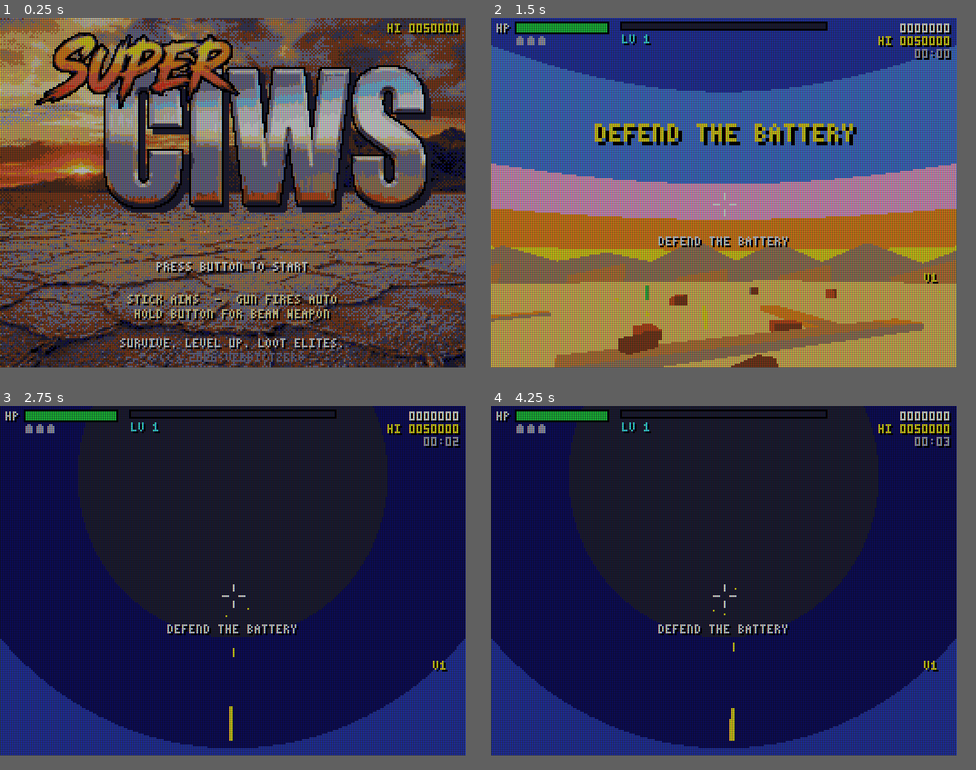
Above: before the commit, frames 1-4 (two rows, left to right).
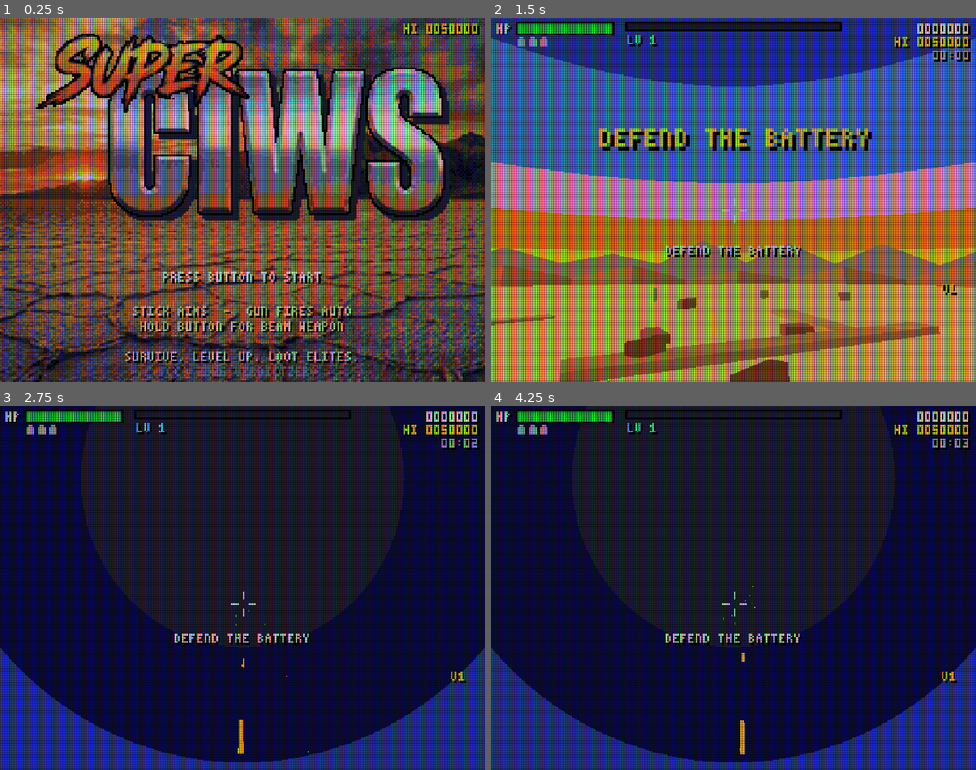
Above: after the commit, the same moments.

Repository: verdictzero/superciws
Game: Godot game, scene res://scenes/main.tscn
Same seed, same stepped clock (60 frames per second), same inputs: the game is played once before the commit and once after it.
Inputs (mouse positions are in pixels of both pictures, inside the frame that each line leads up to):
- Up to frame 1 (0.25 s): no input
- Up to frame 2 (1.5 s): tap Enter at 0.5 s; move the mouse to (825, 174) at 0.52 s; hold D 0.53-1.28 s; tap Down (aim_down) at 0.6 s; click (825, 174) at 0.67 s; move the mouse to (699, 192) at 1.27 s; hold W from 1.28 s (still down); tap Left (aim_left) at 1.35 s
- Up to frame 3 (2.75 s): keep holding W; move the mouse to (242, 573) at 2.02 s; tap Right (aim_right) at 2.1 s
- Up to frame 4 (4.25 s): keep holding W; move the mouse to (718, 588) at 2.77 s; tap Up (aim_up) at 2.85 s; click (718, 588) at 2.92 s; move the mouse to (757, 584) at 3.52 s; hold Space (btn1) from 3.53 s (still down)
In our replay, the window is 768x576 before the commit and 800x600 after it. These sizes can differ from the game's own. Grey fills any space a smaller window leaves; there, only what the larger window draws over its background counts as a difference.

The runs differ from the first frame. In frame 1, 93% of the frame differs, in the area x 0-100%, y 0-100%; in frame 2, 84%; in frame 3, 63%; in frame 4, 63%.

Commit message:
2x render resolution, 64-colour palette, real pause in menus, DEW requires missiles
- 3D renders at 512x384; the HUD CanvasLayer is scaled 2x so it stays a
  chunky 256x192 overlay; camera unprojections are divided accordingly
- LCD mask now works in screen pixels so it is crisp at any internal size
- Palette grows to 64 colours (ramps appended, existing indices unchanged);
  logo and title background re-quantised
- The SubViewport was inheriting PROCESS_MODE_ALWAYS from the root, so
  enemies kept attacking during loot and level-up screens; it is now
  PAUSABLE and the world truly freezes
- DEW Laser mounts on the missile pod: only offered once Quad Missiles owned

Co-Authored-By: Claude Fable 5.1 <noreply@anthropic.com>
Claude-Session: https://claude.ai/code/session_018Jm5KJYAeKZgPmBXkD8M9i

Diff:
--- a/project.godot
+++ b/project.godot
@@ -19,8 +19,8 @@
 
 [display]
 
-window/size/viewport_width=768
-window/size/viewport_height=576
+window/size/viewport_width=1024
+window/size/viewport_height=768
 window/size/resizable=true
 window/stretch/mode="canvas_items"
 window/stretch/aspect="keep"
--- a/scripts/game.gd
+++ b/scripts/game.gd
@@ -123,6 +123,8 @@
 	var lvl := item_level(id)
 	if lvl >= int(d["max"]):
 		return false
+	if d.has("requires") and item_level(d["requires"]) == 0:
+		return false
 	if lvl == 0:
 		if d["kind"] == "weapon" and owned_weapons().size() >= MAX_WEAPONS:
 			return false
--- a/scripts/hud.gd
+++ b/scripts/hud.gd
@@ -7,6 +7,8 @@
 var logo: Texture2D
 var title_bg: Texture2D
 var _time := 0.0
+
+const S := 2.0   # viewport pixels per HUD pixel
 
 func _ready() -> void:
 	logo = load("res://assets/textures/logo.png")
@@ -118,7 +120,7 @@
 			var p: Vector3 = e.global_position
 			if cam.is_position_behind(p):
 				continue
-			var sp := cam.unproject_position(p)
+			var sp := cam.unproject_position(p) / S
 			var col := Palette.GREEN
 			if e.type == e.Type.MISSILE: col = Palette.RED
 			if e.elite == 1: col = Palette.YELLOW
@@ -131,7 +133,7 @@
 					draw_rect(Rect2(ep - Vector2(2, 2), Vector2(4, 4)), c(col))
 				continue
 			var dist := p.distance_to(cam.global_position)
-			var s := clampf(e.radius * 180.0 / max(dist, 1.0), 3.0, 14.0)
+			var s := clampf(e.radius * 180.0 / maxf(dist, 1.0), 3.0, 14.0)
 			_bracket(sp, s, c(col))
 			if e.is_boss or e.elite > 0:
 				bar(sp.x - 8, sp.y - s - 4, 16, 2, e.hp / e.max_hp, Palette.RED, Palette.DARK)
@@ -140,14 +142,14 @@
 		if t != null:
 			var lp: Vector3 = main.lead_point(t)
 			if not cam.is_position_behind(lp):
-				var sp := cam.unproject_position(lp)
+				var sp := cam.unproject_position(lp) / S
 				_diamond(sp, 3, c(Palette.CYAN))
 	if radar >= 1:
 		_scope(enemies)
 
 	# crosshair sits where the gun line projects, not the screen centre
 	var aim_pt: Vector3 = main.turret.muzzle_pos() + main.turret.aim_dir() * 300.0
-	var ap := cam.unproject_position(aim_pt)
+	var ap := cam.unproject_position(aim_pt) / S
 	var cx := floorf(clampf(ap.x, 8, 248))
 	var cy := floorf(clampf(ap.y, 8, 184))
 	var wc := c(Palette.WHITE)
--- a/scripts/items.gd
+++ b/scripts/items.gd
@@ -16,8 +16,8 @@
 	},
 	"laser": {
 		"name": "DEW LASER", "kind": "weapon", "max": 6, "icon": "L", "color": Palette.CYAN,
-		"node": "directedEnergyWeaponAddon",
-		"desc": ["HOLD BUTTON: BEAM", "+50% BEAM DAMAGE", "+50% HEAT CAPACITY", "2X COOLING", "+100% BEAM DAMAGE", "WIDE BEAM"],
+		"node": "directedEnergyWeaponAddon", "requires": "missiles",
+		"desc": ["HOLD BUTTON: BEAM (ON MISSILE POD)", "+50% BEAM DAMAGE", "+50% HEAT CAPACITY", "2X COOLING", "+100% BEAM DAMAGE", "WIDE BEAM"],
 	},
 	"missiles": {
 		"name": "QUAD MISSILES", "kind": "weapon", "max": 6, "icon": "M", "color": Palette.ORANGE,
--- a/scripts/main.gd
+++ b/scripts/main.gd
@@ -4,8 +4,9 @@
 
 enum State { TITLE, SCORES, PLAYING, LEVELUP, SLOT, DESTROYED, CONTINUE, GAMEOVER, NAME_ENTRY }
 
-const VIEW_W := 256
-const VIEW_H := 192
+const VIEW_W := 512
+const VIEW_H := 384
+const HUD_SCALE := 2
 const ALPHABET := "ABCDEFGHIJKLMNOPQRSTUVWXYZ. "
 
 var state: int = State.TITLE
@@ -106,6 +107,8 @@
 	view.screen_space_aa = Viewport.SCREEN_SPACE_AA_DISABLED
 	view.canvas_item_default_texture_filter = Viewport.DEFAULT_CANVAS_ITEM_TEXTURE_FILTER_NEAREST
 	view.handle_input_locally = false
+	# Main is PROCESS_MODE_ALWAYS so menus keep running; the game world must not inherit that.
+	view.process_mode = Node.PROCESS_MODE_PAUSABLE
 	add_child(view)
 
 	world = World.new()
@@ -122,11 +125,12 @@
 	view.add_child(laser)
 
 	var layer := CanvasLayer.new()
+	layer.scale = Vector2(HUD_SCALE, HUD_SCALE)   # HUD stays chunky 256x192 pixels
 	view.add_child(layer)
 	hud = Hud.new()
 	hud.main = self
 	hud.process_mode = Node.PROCESS_MODE_ALWAYS
-	hud.size = Vector2(VIEW_W, VIEW_H)
+	hud.size = Vector2(VIEW_W / HUD_SCALE, VIEW_H / HUD_SCALE)
 	layer.add_child(hud)
 
 	screen = ColorRect.new()
@@ -135,7 +139,7 @@
 	screen_mat = ShaderMaterial.new()
 	screen_mat.shader = load("res://shaders/retro.gdshader")
 	var pal := PackedColorArray(Palette.COLORS)
-	while pal.size() < 32:
+	while pal.size() < 64:
 		pal.append(Color.BLACK)
 	screen_mat.set_shader_parameter("palette", pal)
 	screen_mat.set_shader_parameter("palette_size", Palette.COLORS.size())
--- a/scripts/palette.gd
+++ b/scripts/palette.gd
@@ -1,6 +1,6 @@
 class_name Palette
 ## The whole game is quantised to this list by the post shader.
-## 32 colours, SNES / SuperFX flavoured. Swap entries here to restyle the game.
+## 64 colours, SNES / SuperFX flavoured. Swap entries here to restyle the game.
 
 const COLORS: PackedColorArray = [
 	Color("#000000"), # 0 black
@@ -35,6 +35,38 @@
 	Color("#d8c8b0"), # 29 bone
 	Color("#503020"), # 30 dark brown
 	Color("#e86040"), # 31 salmon
+	Color("#181828"), # 32 ink
+	Color("#2c2c48"), # 33 charcoal blue
+	Color("#585878"), # 34 steel
+	Color("#8888a8"), # 35 light steel
+	Color("#c0c0d0"), # 36 silver
+	Color("#0c0c48"), # 37 midnight
+	Color("#1c2888"), # 38 navy
+	Color("#3858c8"), # 39 royal blue
+	Color("#6098f0"), # 40 sky
+	Color("#a0d8ff"), # 41 ice
+	Color("#a06838"), # 42 dark ochre
+	Color("#d09850"), # 43 amber
+	Color("#f0c880"), # 44 wheat
+	Color("#f8f0c8"), # 45 cream
+	Color("#602810"), # 46 dark rust
+	Color("#a02818"), # 47 dark red
+	Color("#f85838"), # 48 coral
+	Color("#f8a040"), # 49 light orange
+	Color("#f8f060"), # 50 light yellow
+	Color("#083018"), # 51 pine
+	Color("#187830"), # 52 forest
+	Color("#40c860"), # 53 leaf
+	Color("#90f090"), # 54 mint
+	Color("#105060"), # 55 dark teal
+	Color("#28a0b0"), # 56 sea
+	Color("#90f0f8"), # 57 light cyan
+	Color("#401060"), # 58 deep purple
+	Color("#9040c0"), # 59 violet
+	Color("#e080f0"), # 60 orchid
+	Color("#f8c8e0"), # 61 light pink
+	Color("#b06040"), # 62 terracotta
+	Color("#e8a080"), # 63 peach
 ]
 
 # Named handles used by code so the HUD and world pick palette-safe colours.
--- a/shaders/retro.gdshader
+++ b/shaders/retro.gdshader
@@ -8,8 +8,8 @@
 
 uniform sampler2D screen_tex : filter_nearest, repeat_disable;
 uniform vec2 low_res = vec2(256.0, 192.0);
-uniform int palette_size = 32;
-uniform vec4 palette[32];
+uniform int palette_size = 64;
+uniform vec4 palette[64];
 uniform float mask_strength : hint_range(0.0, 1.0) = 0.55;
 uniform float row_gap : hint_range(0.0, 1.0) = 0.30;
 uniform float dither : hint_range(0.0, 1.0) = 0.0;
@@ -45,18 +45,14 @@
 		}
 	}
 
-	// LCD sub-pixel stripes: each source pixel = one R|G|B triad.
-	float sub = fract(px.x) * 3.0;
-	int s = int(floor(sub));
+	// LCD sub-pixel stripes in *screen* pixels: R|G|B triads like a real panel,
+	// so the mask stays crisp whatever the internal resolution or window size.
+	int s = int(mod(FRAGCOORD.x, 3.0));
 	vec3 m = vec3(1.0 - mask_strength);
 	if (s == 0) { m.r = 1.0; } else if (s == 1) { m.g = 1.0; } else { m.b = 1.0; }
-	// soften stripe edge a touch so it reads as glass, not a grid of dots
-	float edge = smoothstep(0.0, 0.15, fract(sub)) * smoothstep(1.0, 0.85, fract(sub));
-	m = mix(vec3(1.0 - mask_strength * 0.5), m, 0.6 + 0.4 * edge);
 
-	// horizontal row gap between pixel rows
-	float row = fract(px.y);
-	float gapf = row > 0.78 ? (1.0 - row_gap) : 1.0;
+	// horizontal gap line every third screen row
+	float gapf = mod(FRAGCOORD.y, 3.0) >= 2.0 ? (1.0 - row_gap) : 1.0;
 
 	COLOR = vec4(bc * m * gapf * gain, 1.0);
 }
Binary file changed: assets/textures/logo.png
Binary file changed: assets/textures/title_bg.png
Not shown, changed: README.md
